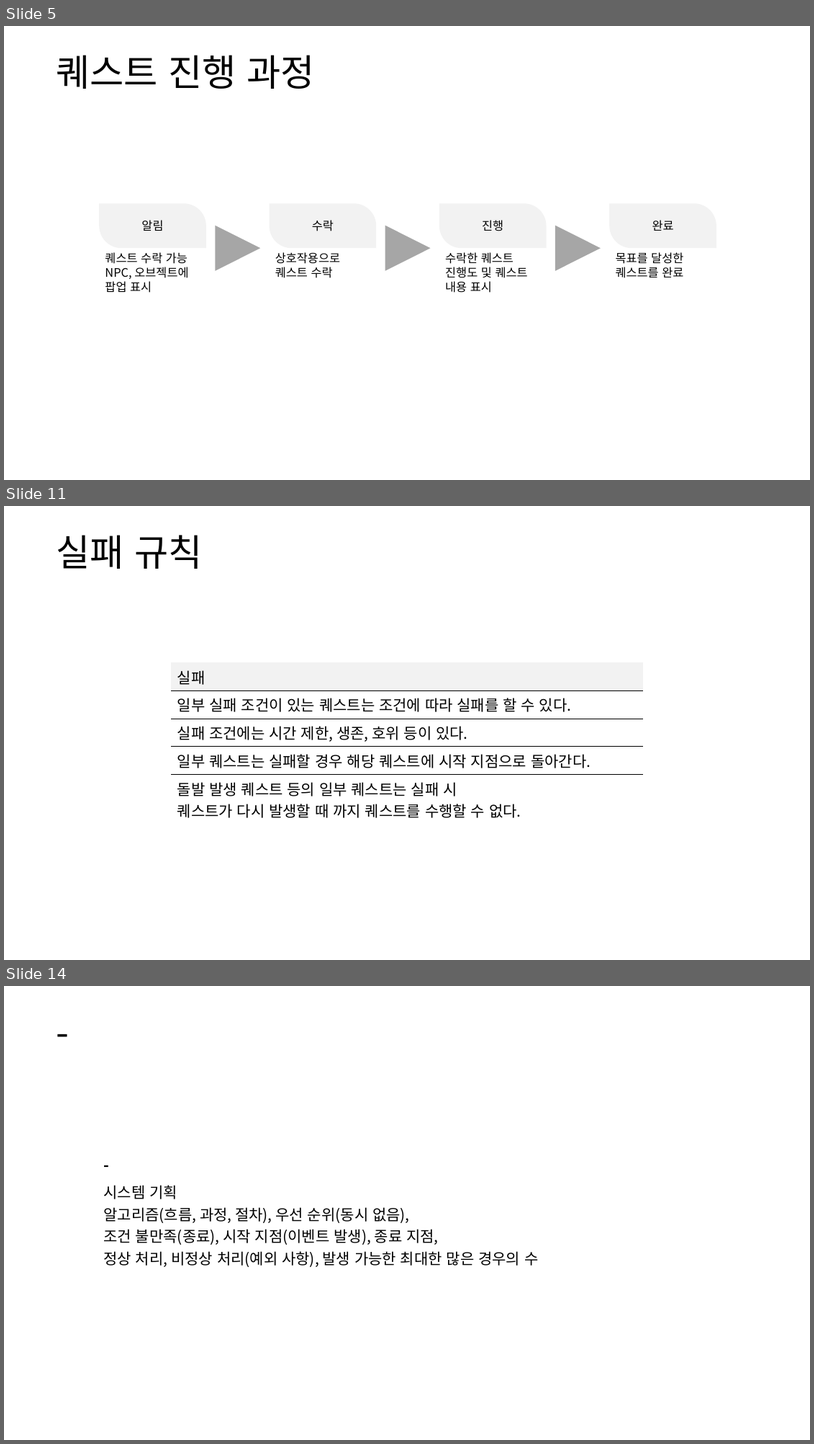
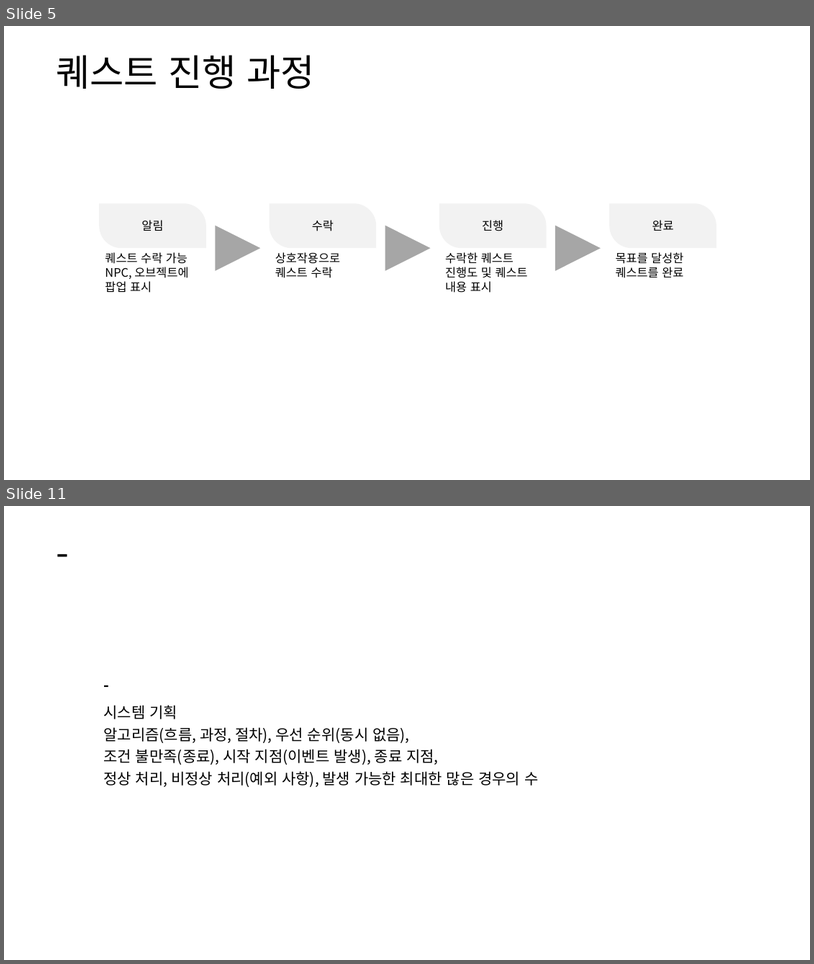
Before and after one commit to yjk0401/unityenginebasic_9th, a slide deck: 기획/방랑엽사전/퀘스트 시스템 기획서.pptx. Shown one above the other, each under a label of ours: slides 5, 11 and 14 before the commit, slides 5 and 11 after it; the slides between them are not shown. The pictures are 814x1444 and 814x964 pixels, drawn with LibreOffice and Linux fonts; fonts in the diff are those of the drawing. Boxes give left, top, right and bottom in pixels: in the first picture for what was removed or moved away, otherwise in the second. Text is boxed around its words. In the diff, an @@ line names an element or a change of style, - is before the commit and + after.

```diff
--- a/기획/방랑엽사전/퀘스트 시스템 기획서.pptx
+++ b/기획/방랑엽사전/퀘스트 시스템 기획서.pptx
@@ slide 11 removed at (4,506,810,960), background #FFFFFF @@
@@ text removed at (56,535,202,569) @@
-실패 규칙
@@ table removed at (172,663,643,821), 5 rows, 1 columns @@
-실패
-일부 실패 조건이 있는 퀘스트는 조건에 따라 실패를 할 수 있다.
-실패 조건에는 시간 제한, 생존, 호위 등이 있다.
-일부 퀘스트는 실패할 경우 해당 퀘스트에 시작 지점으로 돌아간다.
-돌발 발생 퀘스트 등의 일부 퀘스트는 실패 시 / 퀘스트가 다시 발생할 때 까지 퀘스트를 수행할 수 없다.
@@ what was slide 14 is now slide 11 @@
```
Also in this commit, not shown: 5 slides changed, 2 other slides removed, 6 other files.
